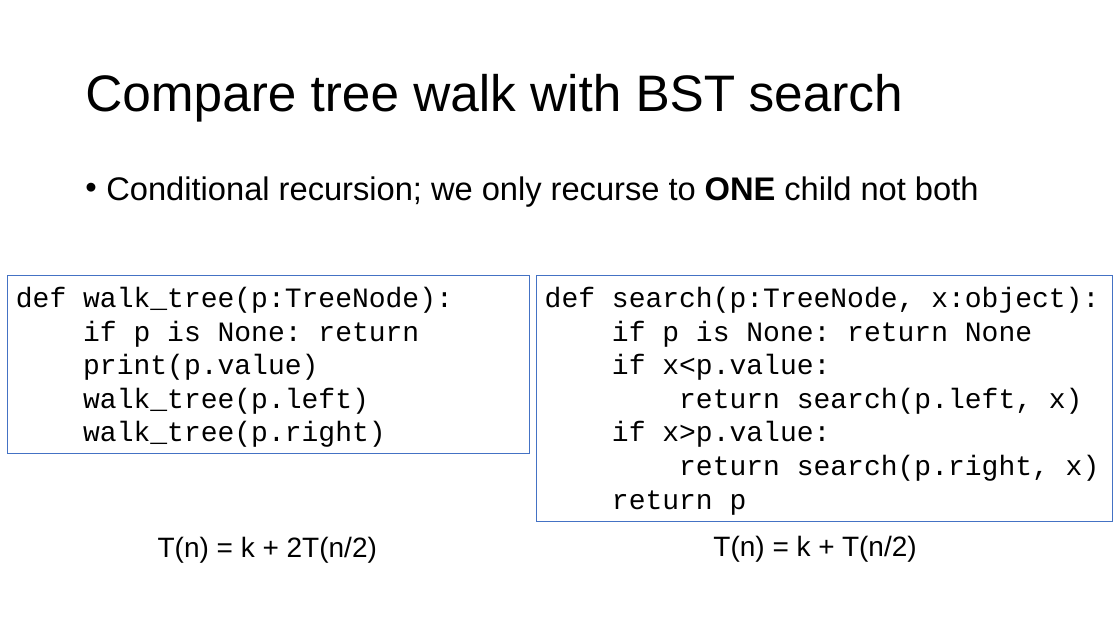
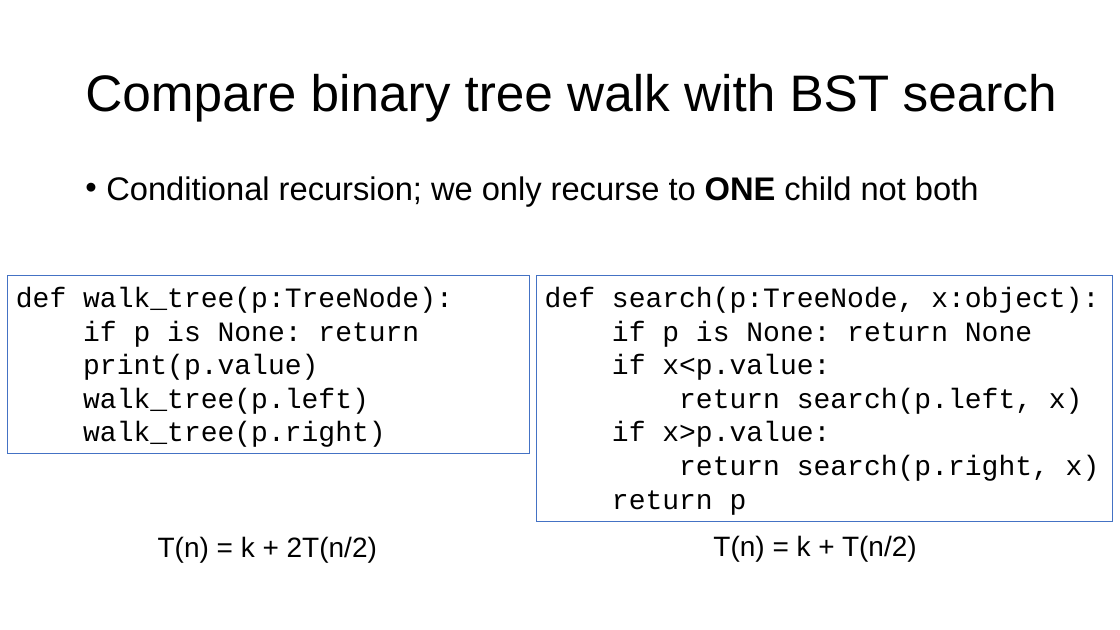
Before and after one commit to parrt/msds689, a slide deck: slide 9 of notes/walking-structures.pptx. Drawn at 1120x630 pixels with LibreOffice and Linux fonts; fonts in the diff are those of the drawing; background and template pictures are left out. Boxes give left, top, right and bottom in pixels: in the first picture for what was removed or moved away, otherwise in the second. Text is boxed around its words. In the diff, an @@ line names an element or a change of style, - is before the commit and + after.

```diff
--- a/notes/walking-structures.pptx
+++ b/notes/walking-structures.pptx
@@ title at [85,73,1057,121]: text changed @@
-Compare tree walk with BST search
+Compare binary tree walk with BST search
```
Also in this commit, not shown: 6 other slides changed, 3 other files.
